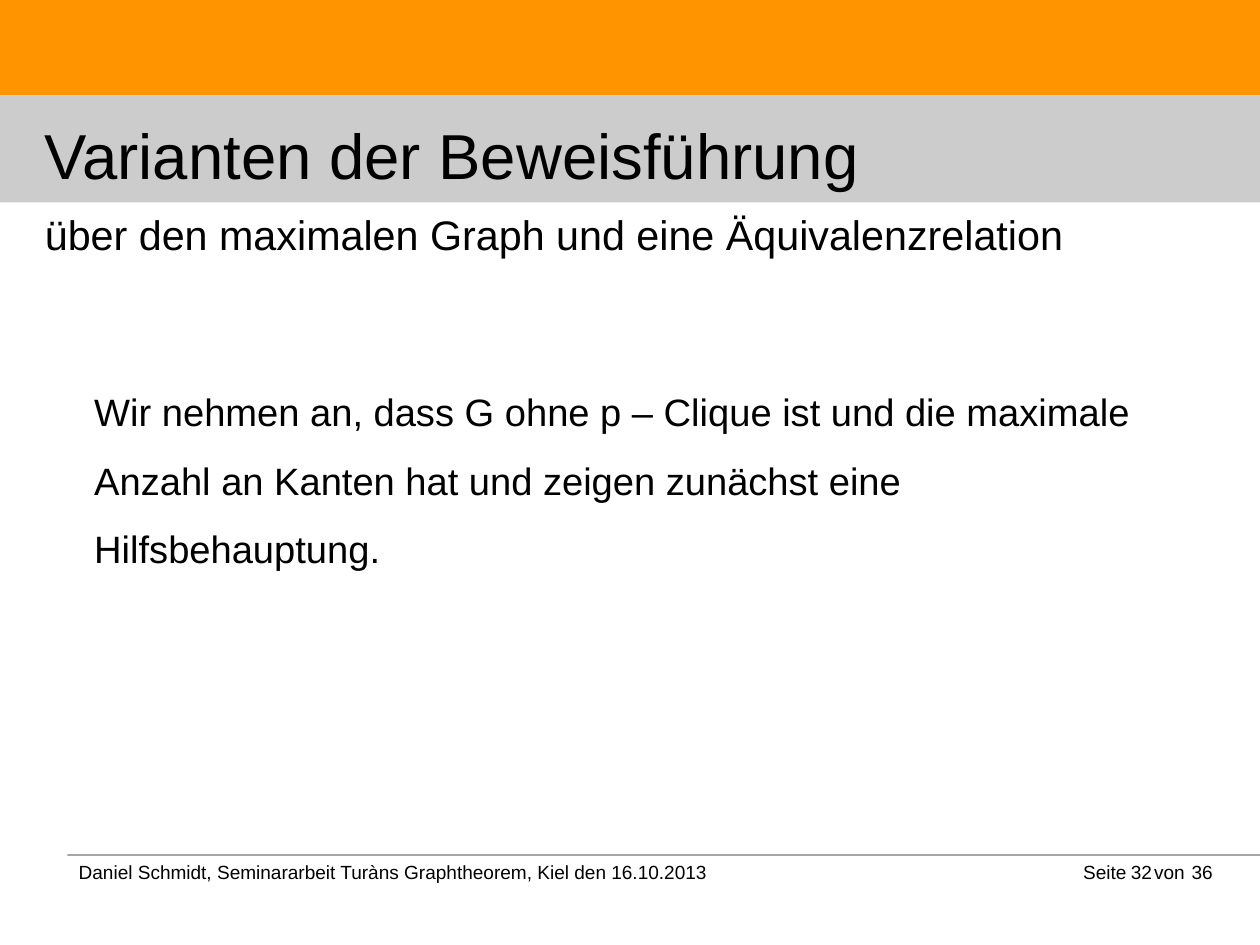
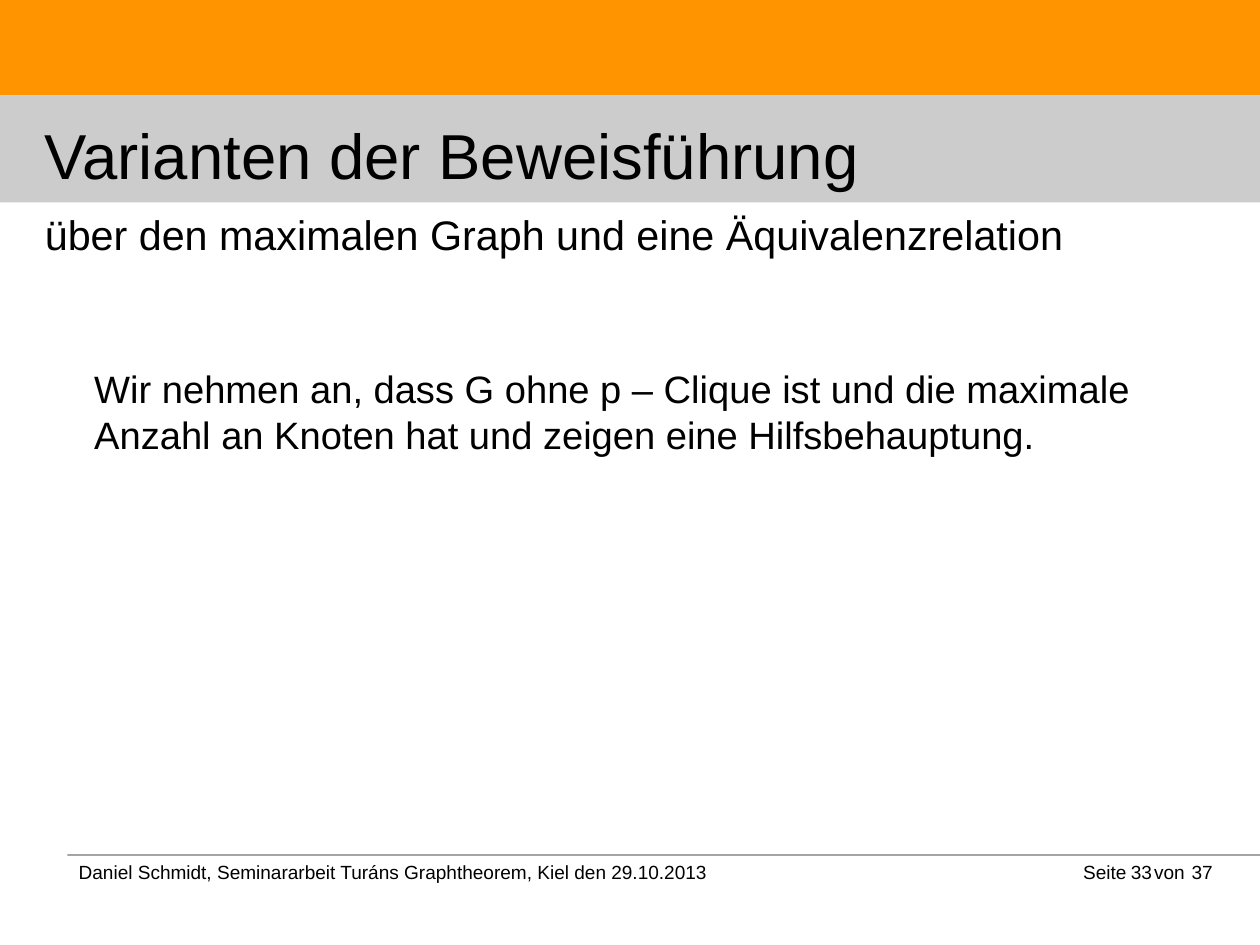
Before and after one commit to DanielMSchmidt/kombinatorik, a slide deck: slide 33 of Kombinatorik.odp (slide 32 before the commit). Drawn at 1260x945 pixels with LibreOffice and Linux fonts; fonts in the diff are those of the drawing. Boxes give left, top, right and bottom in pixels: in the first picture for what was removed or moved away, otherwise in the second. Text is boxed around its words. In the diff, an @@ line names an element or a change of style, - is before the commit and + after.

```diff
--- a/Kombinatorik.odp
+++ b/Kombinatorik.odp
@@ text at bbox=[94, 375, 1129, 457]: text changed @@
-Wir nehmen an, dass G ohne p – Clique ist und die maximale Anzahl an Kanten hat und zeigen zunächst eine Hilfsbehauptung.
+Wir nehmen an, dass G ohne p – Clique ist und die maximale Anzahl an Knoten hat und zeigen eine Hilfsbehauptung.
@@ text removed at bbox=[79, 865, 706, 883] @@
-Daniel Schmidt, Seminararbeit Turàns Graphtheorem, Kiel den 16.10.2013
@@ text added at bbox=[79, 865, 706, 883], 12 pt, text #000000 @@
+Daniel Schmidt, Seminararbeit Turáns Graphtheorem, Kiel den 29.10.2013
@@ page number at bbox=[1131, 865, 1152, 879]: text changed @@
-32
+33
@@ text at bbox=[1192, 865, 1213, 879]: text changed @@
-36
+37
```
Also in this commit, not shown: 33 other slides changed, 3 slides added, 2 slides removed.
